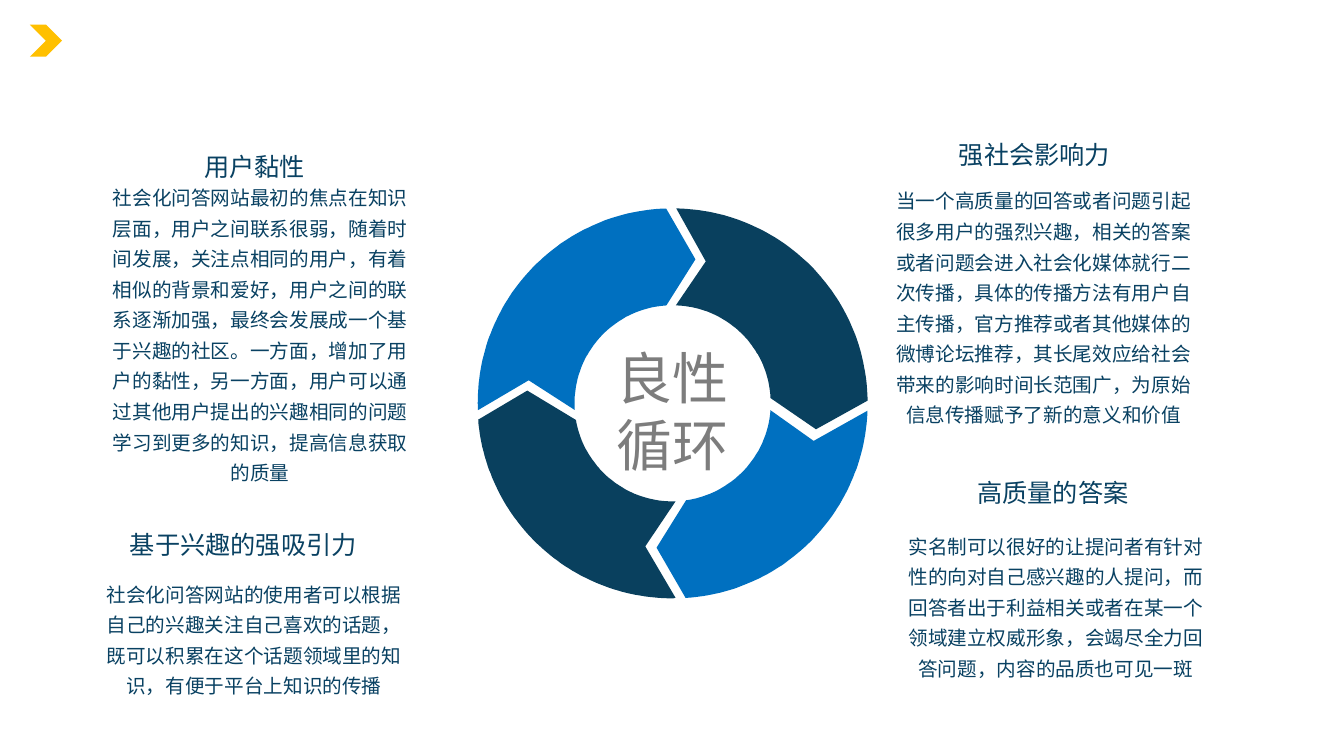
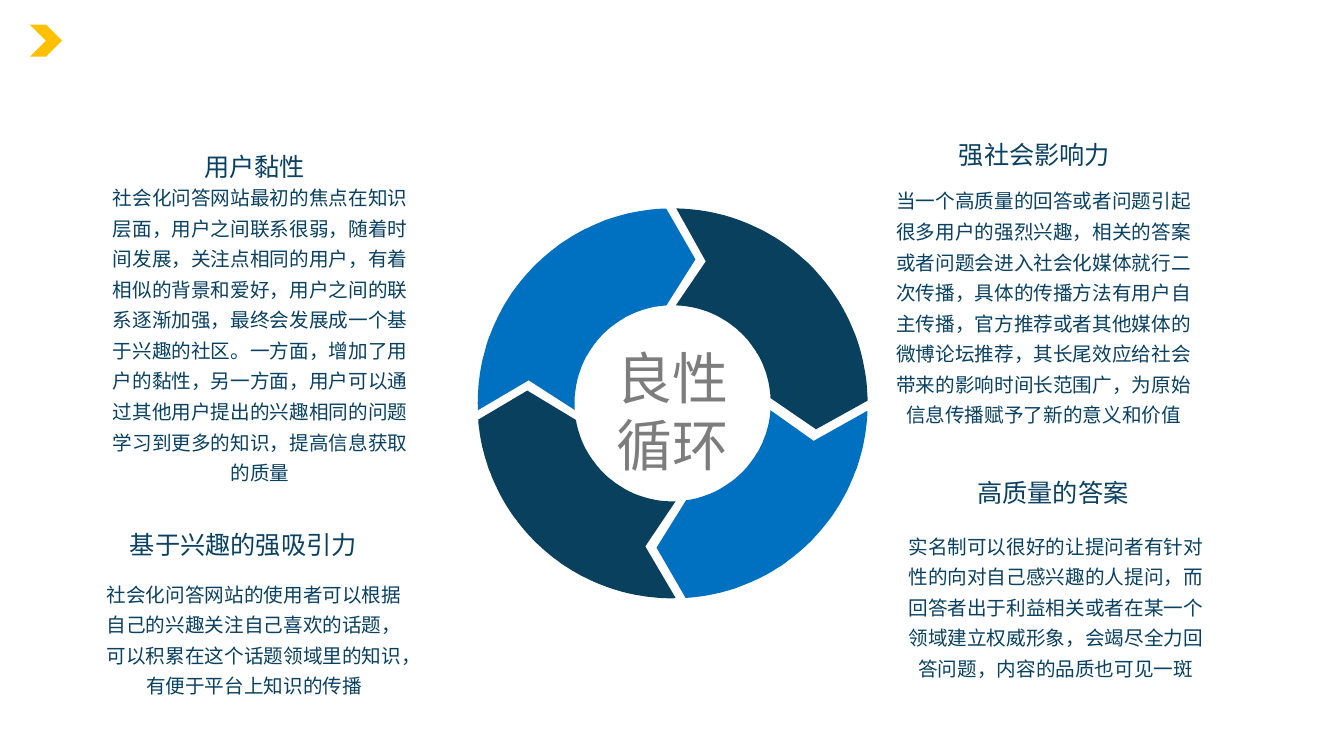
Before and after one commit to jack4red/QuestionAnswer, a slide deck: slide 5 of 毕设/2012122648周康-答辩.pptx. Drawn at 1344x756 pixels with LibreOffice and Linux fonts; fonts in the diff are those of the drawing; background and template pictures are left out. Boxes give left, top, right and bottom in pixels: in the first picture for what was removed or moved away, otherwise in the second. Text is boxed around its words. In the diff, an @@ line names an element or a change of style, - is before the commit and + after.

```diff
--- a/毕设/2012122648周康-答辩.pptx
+++ b/毕设/2012122648周康-答辩.pptx
@@ text at (107,585,421,695): text changed @@
-社会化问答网站的使用者可以根据自己的兴趣关注自己喜欢的话题，既可以积累在这个话题领域里的知识，有便于平台上知识的传播
+社会化问答网站的使用者可以根据自己的兴趣关注自己喜欢的话题，可以积累在这个话题领域里的知识，有便于平台上知识的传播
```
Also in this commit, not shown: 1 other slide changed, 6 other files.
